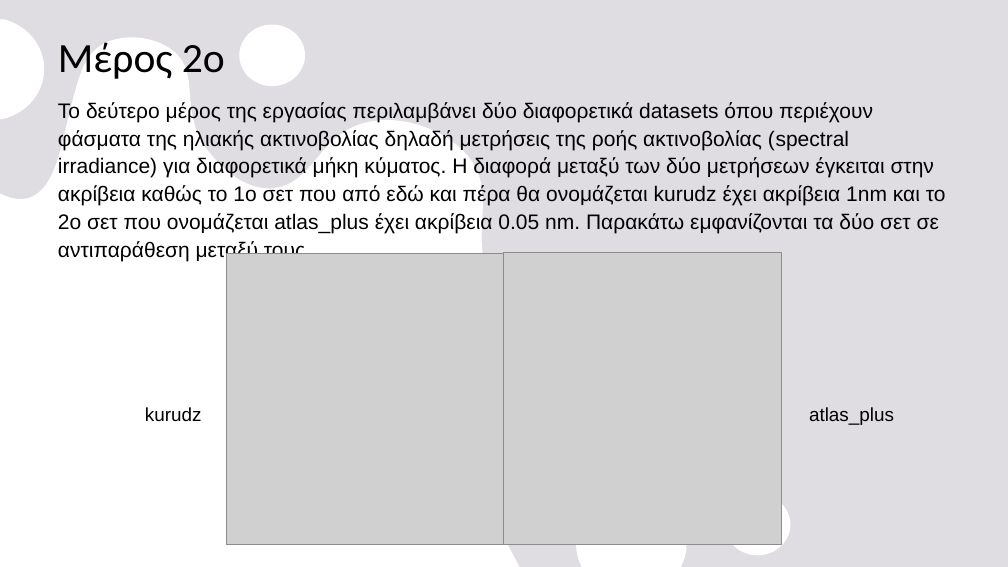
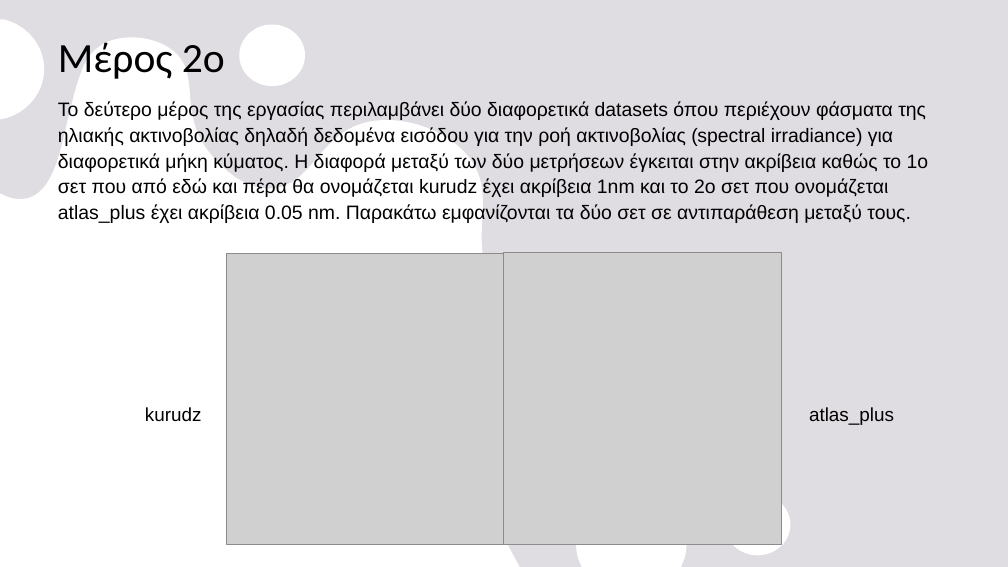
Before and after one commit to nadezsha/MSc---Applied-Meteorology-and-Environmental-Physics, a slide deck: slide 16 of Radiation and Atmosphere Interaction/Report 0/ΕργασίαΜηδέν.pptx (slide 10 before the commit). Drawn at 1008x567 pixels with LibreOffice and Linux fonts; fonts in the diff are those of the drawing; grey boxes stand for pictures. Boxes give left, top, right and bottom in pixels: in the first picture for what was removed or moved away, otherwise in the second. Text is boxed around its words. In the diff, an @@ line names an element or a change of style, - is before the commit and + after.

```diff
--- a/Radiation and Atmosphere Interaction/Report 0/ΕργασίαΜηδέν.pptx
+++ b/Radiation and Atmosphere Interaction/Report 0/ΕργασίαΜηδέν.pptx
@@ text at bbox=[58, 101, 929, 223]: text changed; size 20 to 18.5 pt @@
-Το δεύτερο μέρος της εργασίας περιλαμβάνει δύο διαφορετικά datasets όπου περιέχουν φάσματα της ηλιακής ακτινοβολίας δηλαδή μετρήσεις της ροής ακτινοβολίας (spectral irradiance) για διαφορετικά μήκη κύματος. Η διαφορά μεταξύ των δύο μετρήσεων έγκειται στην ακρίβεια καθώς το 1ο σετ που από εδώ και πέρα θα ονομάζεται kurudz έχει ακρίβεια 1nm και το 2ο σετ που ονομάζεται atlas_plus έχει ακρίβεια 0.05 nm. Παρακάτω εμφανίζονται τα δύο σετ σε αντιπαράθεση μεταξύ τους.
+Το δεύτερο μέρος της εργασίας περιλαμβάνει δύο διαφορετικά datasets όπου περιέχουν φάσματα της ηλιακής ακτινοβολίας δηλαδή δεδομένα εισόδου για την ροή ακτινοβολίας (spectral irradiance) για διαφορετικά μήκη κύματος. Η διαφορά μεταξύ των δύο μετρήσεων έγκειται στην ακρίβεια καθώς το 1ο σετ που από εδώ και πέρα θα ονομάζεται kurudz έχει ακρίβεια 1nm και το 2ο σετ που ονομάζεται atlas_plus έχει ακρίβεια 0.05 nm. Παρακάτω εμφανίζονται τα δύο σετ σε αντιπαράθεση μεταξύ τους.
```
Also in this commit, not shown: 10 other slides changed, 6 slides added.
